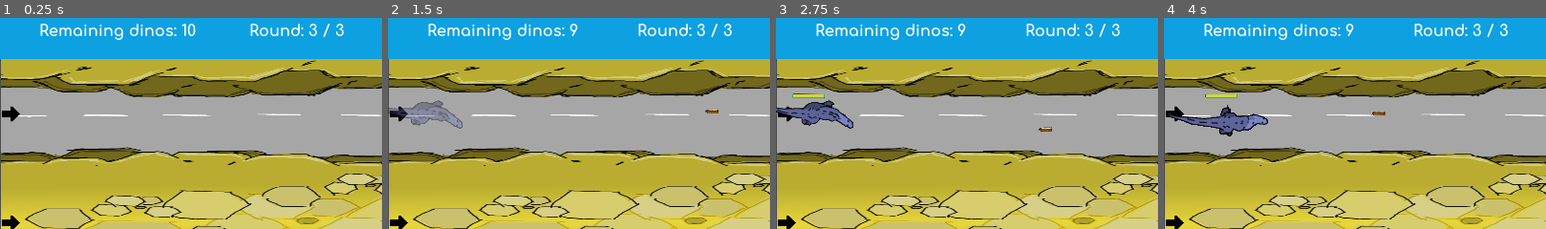
Above: before the commit, frames 1-4 (left to right).
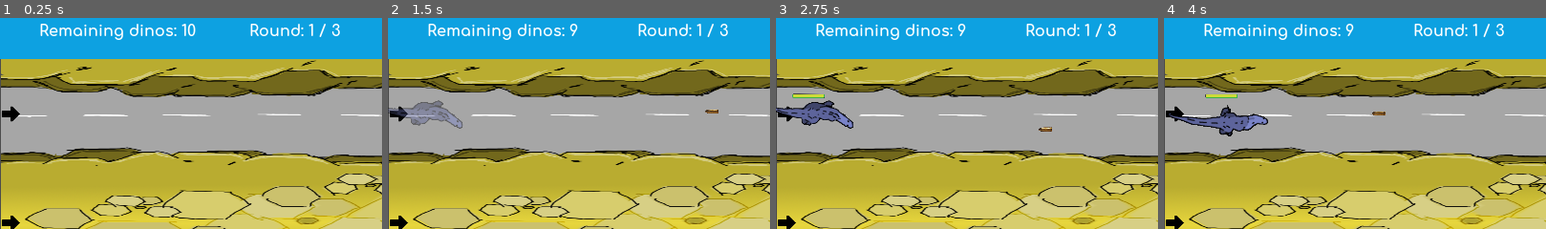
Above: after the commit, the same moments.

Repository: ojas-sanghi/scaling-out
Game: Godot game, scene res://src/combat/CombatScreen.tscn
Two runs of this game, one before a commit and one after it. Both use one fixed random seed, a clock stepped at 60 frames per second and the inputs below. This scene is started directly instead of the project's main scene. Video files are missing from this copy of the repository; at most half a second of black plays in their place. Sound files missing from this copy of the repository are replaced by a short silence.
Inputs (mouse positions are % of the whole screen's width and height, from its top left):
- Up to frame 1 (0.25 s): no input
- Up to frame 2 (1.5 s): click (1, 23) at 0.52 s; move the mouse to (72, 44) at 1.27 s; hold D (ui_right) from 1.28 s (still down); hold 1 (dino_1) from 1.28 s (still down)
- Up to frame 3 (2.75 s): move the mouse to (30, 54) at 2.02 s; release D (ui_right) at 2.03 s; release 1 (dino_1) at 2.03 s; hold S (ui_down) from 2.03 s (still down); tap 2 (dino_2) at 2.1 s
- Up to frame 4 (4 s): move the mouse to (60, 27) at 2.77 s; release S (ui_down) at 2.78 s; hold D (ui_right) 2.78-3.53 s; hold 3 (dino_3) 2.78-3.53 s; move the mouse to (45, 70) at 3.52 s; hold W (ui_up) from 3.53 s (still down); tap 4 (dino_4) at 3.6 s
The pictures show only the part of the screen within x 0-50%, y 0-50%; the shares and areas given below are measured in that part.

The runs differ from the first frame. In frame 1, 0.3% of the frame differs, in the area x 80-90%, y 2-10%; in frame 2, 0.3%; in frame 3, 0.3%; in frame 4, 0.3%.

Commit message:
Re-enable round system
I knew we had this lol

Resolves #32

Diff:
--- a/src/GUI/BuyMenu.tscn
+++ b/src/GUI/BuyMenu.tscn
@@ -9,7 +9,6 @@
 [ext_resource path="res://src/GUI/themes/PlusMinusButtonTheme.tres" type="Theme" id=7]
 [ext_resource path="res://assets/fonts/Font40.tres" type="DynamicFont" id=8]
 [ext_resource path="res://assets/empty.png" type="Texture" id=9]
-
 
 [sub_resource type="StyleBoxFlat" id=1]
 bg_color = Color( 0.6, 0.6, 0.6, 0 )
--- a/src/GUI/RoundCounter.tscn
+++ b/src/GUI/RoundCounter.tscn
@@ -2,7 +2,6 @@
 
 [ext_resource path="res://assets/fonts/Font40.tres" type="DynamicFont" id=1]
 [ext_resource path="res://src/GUI/RoundCounter.gd" type="Script" id=2]
-
 
 [node name="RoundCounter" type="Control"]
 anchor_right = 1.0
--- a/src/combat/Combat.gd
+++ b/src/combat/Combat.gd
@@ -9,9 +9,10 @@
 	CombatInfo.reset(max_dinos, max_rounds)
 	# can't put that in reset() since otherwise it would do that between rounds
 	# note: this executes AFTER RoundCounter grabs the data, so...
-	CombatInfo.current_round = 3
 
-	#4: one-shot round won connection
+#	CombatInfo.current_round = 3
+
+	#4 is a one-shot round won connection
 	Signals.connect("round_won", self, "_on_round_won", [], 4)
 	Signals.connect("new_round", self, "_on_new_round")
 
--- a/src/combat/CombatScreen.tscn
+++ b/src/combat/CombatScreen.tscn
@@ -117,4 +117,3 @@
 autoplay = true
 
 [node name="BuyMenu" parent="." instance=ExtResource( 11 )]
-visible = false
--- a/src/singletons/CombatInfo.gd
+++ b/src/singletons/CombatInfo.gd
@@ -19,7 +19,7 @@
 # num of army people eliminated; you get a cred bonus for each
 var num_army_elim := 0
 
-var current_round = 3
+var current_round = 1
 var max_rounds = 3
 
 var creds := 100
